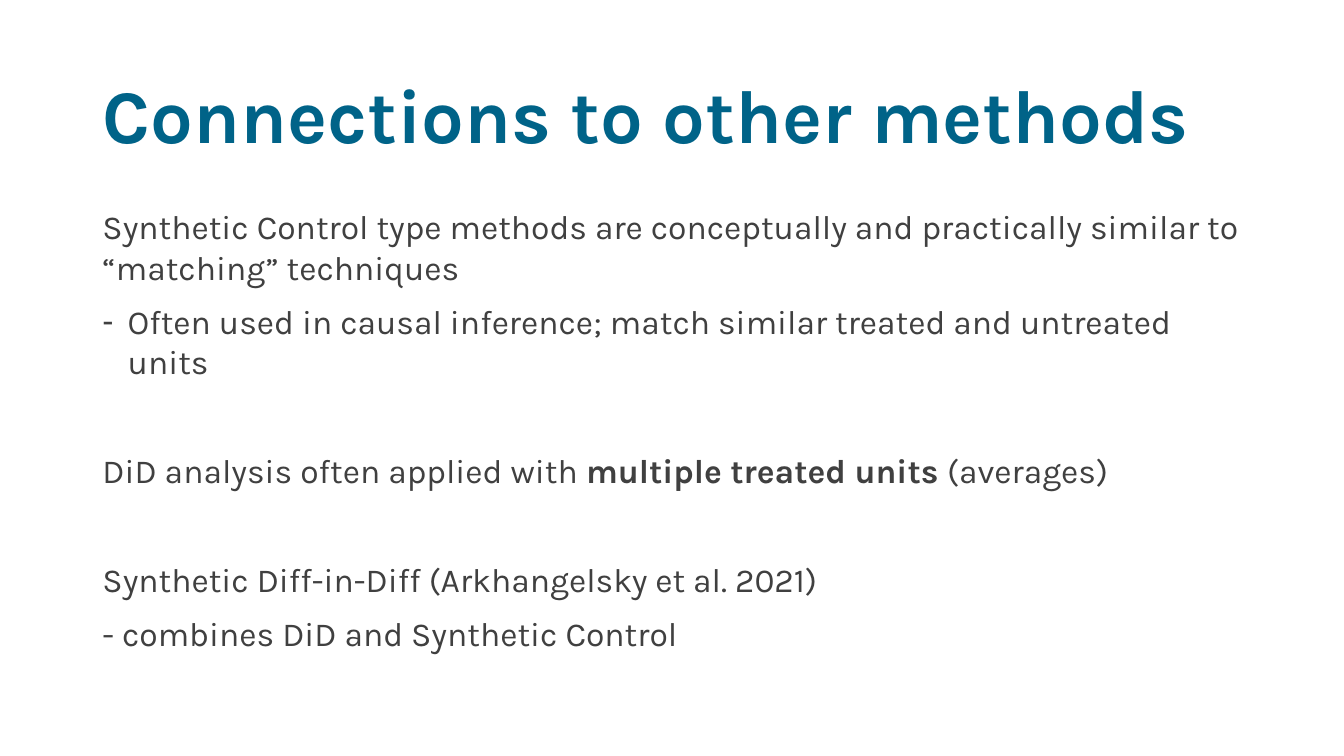
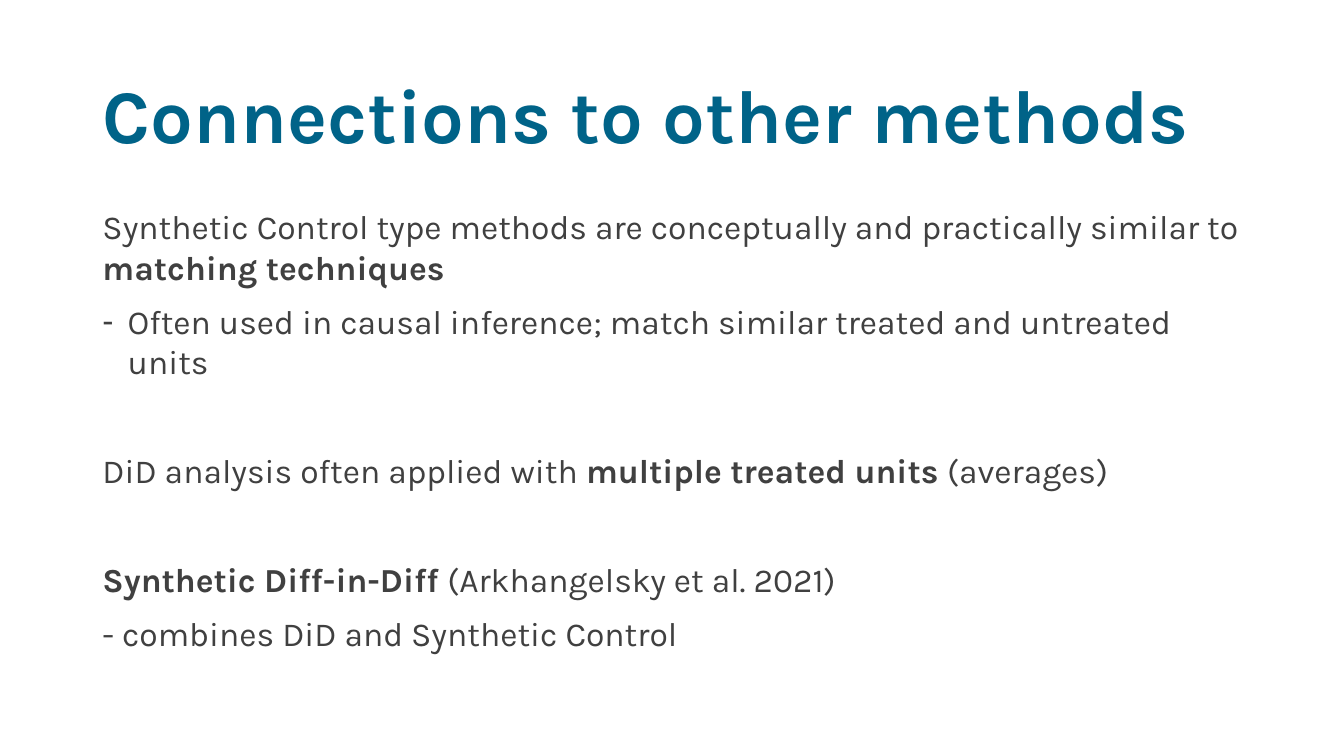
Before and after one commit to sodascience/workshop_causal_impact_assessment, a slide deck: slide 4 of lectures/05_discussion/discussion.pptx. Drawn at 1344x756 pixels with LibreOffice and Linux fonts; fonts in the diff are those of the drawing. Boxes give left, top, right and bottom in pixels: in the first picture for what was removed or moved away, otherwise in the second. Text is boxed around its words. In the diff, an @@ line names an element or a change of style, - is before the commit and + after.

```diff
--- a/lectures/05_discussion/discussion.pptx
+++ b/lectures/05_discussion/discussion.pptx
@@ text at (x1=102, y1=216, x2=1238, y2=289): text changed @@
-Synthetic Control type methods are conceptually and practically similar to “matching” techniques
+Synthetic Control type methods are conceptually and practically similar to matching techniques
@@ text at (x1=102, y1=567, x2=836, y2=601): bold on in "Synthetic Diff-in-Diff" @@
```
Also in this commit, not shown: 3 other slides changed, 6 slides added, 31 slides removed, 2 other files.
